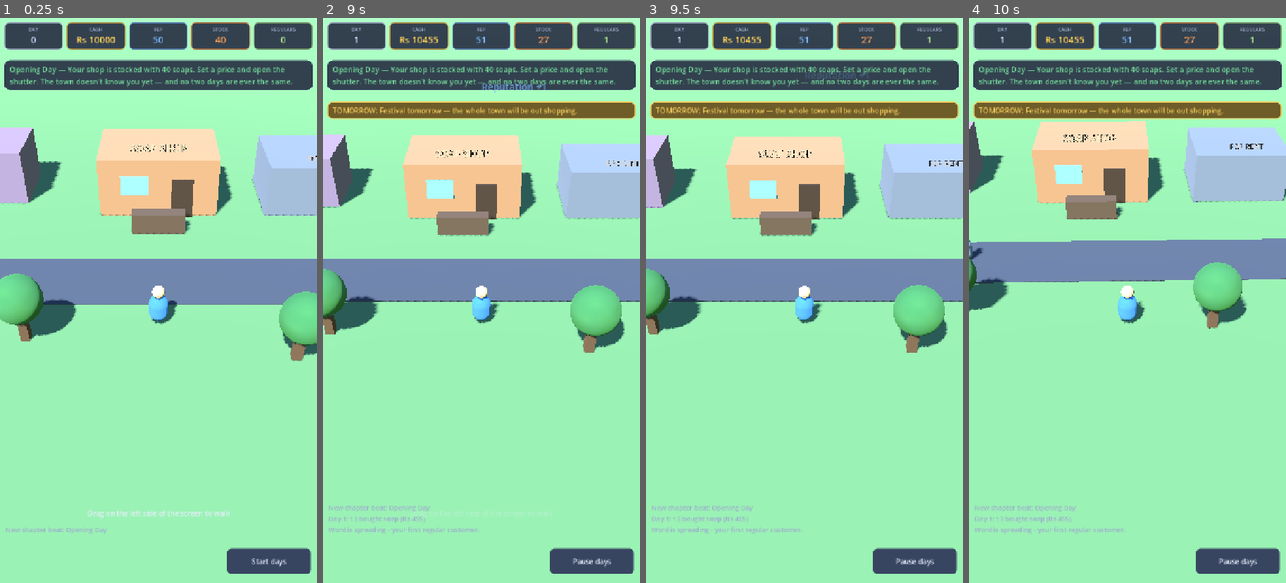
Above: before the commit, frames 1-4 (left to right).
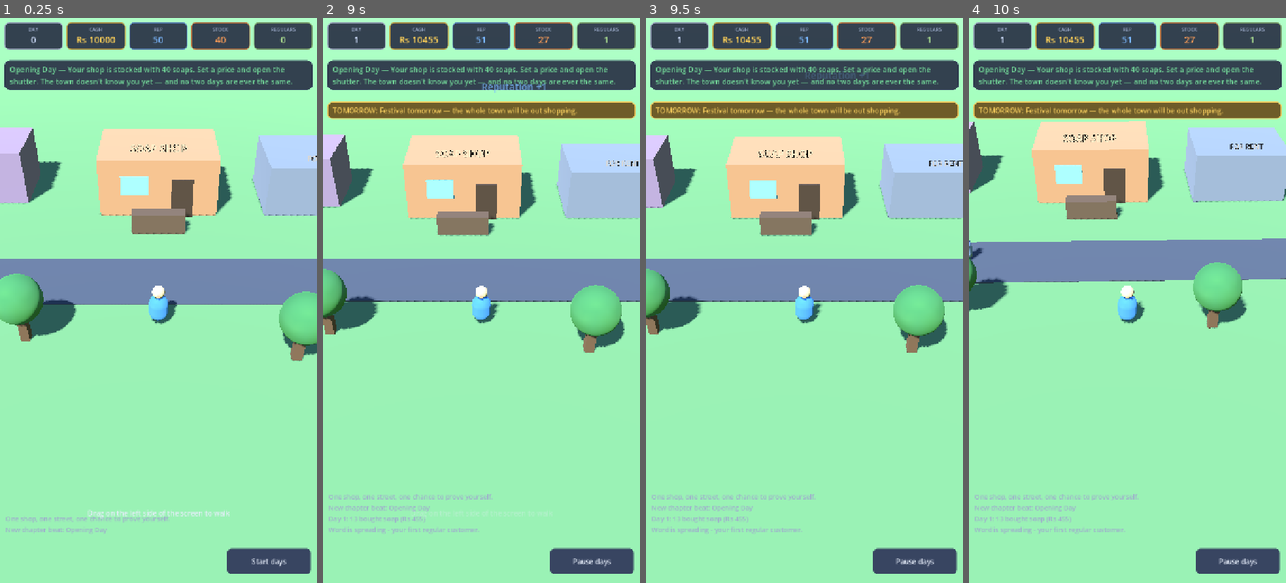
Above: after the commit, the same moments.

Repository: vikashamitian-claude/townbiz
Game: Godot game, scene res://scenes/Town3D.tscn
Same seed, same stepped clock (60 frames per second), same inputs: the game is played once before the commit and once after it.
Inputs (mouse positions are in pixels of both pictures, inside the frame that each line leads up to):
- Up to frame 1 (0.25 s): no input
- Up to frame 2 (9 s): click "Start days" at 0.5 s; move the mouse to (551, 272) at 1.27 s; click (551, 272) at 1.42 s; click "Pause days" at 2 s; click "Start days" at 2.75 s; drag from (418, 328) to (465, 413) at 3.52 s; move the mouse to (513, 176) at 4.27 s; click (513, 176) at 4.42 s; drag from (465, 413) to (386, 215) at 5.02 s; move the mouse to (576, 385) at 5.77 s; click (576, 385) at 5.92 s; drag from (386, 215) to (433, 159) at 6.52 s; move the mouse to (497, 300) at 7.27 s; click (497, 300) at 7.42 s; drag from (433, 159) to (418, 328) at 8.02 s; move the mouse to (551, 272) at 8.77 s; click (551, 272) at 8.92 s
- Up to frame 3 (9.5 s): no input
- Up to frame 4 (10 s): drag from (1064, 328) to (1111, 413) at 9.52 s

The runs differ from the first frame. In frame 1, 0.2% of the frame differs, in the area x 1-54%, y 88-90%; in frame 2, 0.2%, in the area x 1-54%, y 84-86%; in frame 3, 0.2%; in frame 4, 0.2%.

Commit message:
Add lightweight multi-business architecture foundation
Vikash set a long-term vision: BizTown becomes a walkable 3D world where
players choose a business path (soap, construction materials, transport,
restaurant, etc.) that eventually connect into one living economy. His own
instructions were disciplined about scope: stabilize first, build only a
lightweight foundation now, don't jump ahead to multi-business gameplay or
multiplayer.

Flagged one factual mismatch rather than silently complying: the instruction
assumed the current MVP is a construction materials store. It's a soap shop
(every mission, the shop sign, BIZTOWN_BUILD_SPEC.md all say so). Kept Soap
Shop as the real, playable default; added Construction Materials as the
second, non-playable, architecture-proving placeholder instead, which the
instruction's own wording explicitly allowed.

- scripts/business/BusinessType.gd: pure data (Resource) — identity +
  Chapter-1-scale starting numbers. Deliberately NOT the tuned demand-curve/
  capacity/event formulas, which stay in SimConfig.gd until a second
  business is actually playable. Built via property assignment, not a
  12-arg constructor (gdlint correctly flagged that as error-prone).
- scripts/business/BusinessRegistry.gd: static lookup (no autoload, same
  pattern as GrayboxKit.gd), two entries: soap_shop (mirrors current
  SimConfig exactly) and construction_materials (placeholder, wired to
  nothing).
- GameState.active_business_id: new field, persisted, always soap_shop on
  reset today (no business-select flow exists yet).
- Town3D.gd's shop sign, counter title, expanded-shop sign, and new-game
  diary opener now read from the active business type instead of three
  separate hardcoded strings (which weren't even using the existing-but-
  unused SimConfig.PRODUCT_NAME before this). Zero behavior change for the
  current game — a real, working proof the identity layer can swap.

Also: re-verified Phase 1 stabilization (autoload order, mission signals,
the flow_button freeze fix, save/load field parity) and ran a partial
code-review pass on the not-yet-merged customer-variety diff, fixing a real
bug (regulars_prev not synced on Continue-from-save) plus two cleanups.

gdformat --check confirms the same file-parses-clean count as before these
changes (13/16 "would reformat" = style only). Godot execution itself
remains unavailable in this sandbox — on-device confirmation is still the
single most valuable next step, now more than ever given how much has
accumulated unverified.

Diff:
--- /dev/null
+++ b/scripts/business/BusinessRegistry.gd
@@ -0,0 +1,65 @@
+class_name BusinessRegistry
+## BizTown — the list of known business paths. Static lookup only, no
+## autoload needed (same pattern as GrayboxKit.gd). GameState.active_business_id
+## selects which one is current; Chapter 1 always plays "soap_shop" today.
+##
+## "construction_materials" is a placeholder proving the data shape
+## generalizes to a different kind of shop — it is NOT wired into gameplay
+## (no missions, no shop scene, no economy tuning). Making a second business
+## path actually playable is future work, not part of this foundation.
+
+const DEFAULT_ID: String = "soap_shop"
+
+
+static func get_business(business_id: String) -> BusinessType:
+	var all: Dictionary = _all()
+	if all.has(business_id):
+		return all[business_id]
+	push_warning("BusinessRegistry: unknown business id '%s', falling back to default" % business_id)
+	return all[DEFAULT_ID]
+
+
+static func get_active() -> BusinessType:
+	return get_business(String(GameState.active_business_id))
+
+
+static func _all() -> Dictionary:
+	return {
+		"soap_shop": _soap_shop(),
+		"construction_materials": _construction_materials(),
+	}
+
+
+static func _soap_shop() -> BusinessType:
+	var b := BusinessType.new()
+	b.id = "soap_shop"
+	b.display_name = "Soap Shop"
+	b.product_name = SimConfig.PRODUCT_NAME
+	b.shop_sign_text = "SOAP SHOP"
+	b.expanded_sign_text = "SOAP SHOP II"
+	b.tagline = "One shop, one street, one chance to prove yourself."
+	b.starting_cash = SimConfig.STARTING_CASH
+	b.starting_inventory = SimConfig.STARTING_INVENTORY
+	b.product_cost = SimConfig.PRODUCT_COST
+	b.price_min = SimConfig.PRICE_MIN
+	b.price_max = SimConfig.PRICE_MAX
+	b.customer_names = SimConfig.CREDIT_NAMES
+	return b
+
+
+## Placeholder only — proves the data shape generalizes. Not playable.
+static func _construction_materials() -> BusinessType:
+	var b := BusinessType.new()
+	b.id = "construction_materials"
+	b.display_name = "Construction Materials Store"
+	b.product_name = "Cement"
+	b.shop_sign_text = "BUILDING SUPPLIES"
+	b.expanded_sign_text = "BUILDING SUPPLIES II"
+	b.tagline = "Bricks, cement, and steel - building the town that builds itself."
+	b.starting_cash = 15000.0
+	b.starting_inventory = 25
+	b.product_cost = 180.0
+	b.price_min = 220.0
+	b.price_max = 420.0
+	b.customer_names = ["Contractor Bikash", "Engineer Meena", "Panda Constructions", "Site Foreman Raju"]
+	return b
--- /dev/null
+++ b/scripts/business/BusinessType.gd
@@ -0,0 +1,29 @@
+class_name BusinessType
+extends Resource
+## BizTown — foundation for multiple business paths (see HUMAN_DECISIONS.md,
+## "multi-business 3D world" direction). Pure DATA, no logic — describes a
+## business's identity and Chapter-1-scale starting conditions.
+##
+## Deliberately NOT a replacement for SimConfig.gd's tuned demand-curve/
+## capacity/event formulas — those stay Chapter-1-specific until a second
+## business path is actually playable. This resource generalizes only the
+## identity layer (name/sign/flavor) and starting-condition numbers, so
+## swapping a business's THEME is provably possible without touching the
+## tuned simulation math.
+##
+## Built via property assignment (see BusinessRegistry.gd), not a long
+## positional constructor — too easy to silently swap two values in a
+## 12-argument call.
+
+var id: String
+var display_name: String
+var product_name: String
+var shop_sign_text: String
+var expanded_sign_text: String
+var tagline: String
+var starting_cash: float
+var starting_inventory: int
+var product_cost: float
+var price_min: float
+var price_max: float
+var customer_names: Array
--- a/scripts/sim/GameState.gd
+++ b/scripts/sim/GameState.gd
@@ -3,6 +3,10 @@
 ## Holds DATA only — all logic lives in Sim.gd / EventEngine.gd.
 
 var rng: RandomNumberGenerator = RandomNumberGenerator.new()
+
+# Business path (foundation for multiple business types — see HUMAN_DECISIONS.md
+# and scripts/business/. Chapter 1 only ever plays "soap_shop" today.)
+var active_business_id: String
 
 var cash: float
 var reputation: float
@@ -44,6 +48,9 @@
 		rng.seed = seed_value
 	else:
 		rng.randomize()
+	# Always the default for now — there is no player-facing business-select
+	# screen yet, so every reset starts Chapter 1's one playable business.
+	active_business_id = BusinessRegistry.DEFAULT_ID
 	cash = SimConfig.STARTING_CASH
 	reputation = SimConfig.STARTING_REPUTATION
 	day = 0
@@ -91,6 +98,7 @@
 func to_dict() -> Dictionary:
 	return {
 		"version": 1,
+		"active_business_id": active_business_id,
 		"rng_seed": rng.seed,
 		"rng_state": rng.state,
 		"cash": cash, "reputation": reputation, "day": day,
@@ -110,6 +118,7 @@
 
 ## Restore from a snapshot produced by to_dict().
 func from_dict(d: Dictionary) -> void:
+	active_business_id = String(d.get("active_business_id", BusinessRegistry.DEFAULT_ID))
 	rng.seed = int(d.get("rng_seed", 0))
 	rng.state = int(d.get("rng_state", 0))
 	cash = float(d.get("cash", SimConfig.STARTING_CASH))
--- a/scripts/world3d/Town3D.gd
+++ b/scripts/world3d/Town3D.gd
@@ -142,6 +142,7 @@
 # ===========================================================================
 
 func _build_world() -> void:
+	var business: BusinessType = BusinessRegistry.get_active()
 	var env := WorldEnvironment.new()
 	var e := Environment.new()
 	e.background_mode = Environment.BG_SKY
@@ -181,7 +182,7 @@
 		self, Vector3(1.2, 1.0, -3.95), Vector3(1.1, 2.0, 0.12), Color(0.30, 0.22, 0.16))
 	GrayboxKit.visual_box(  # window
 		self, Vector3(-1.2, 1.7, -3.95), Vector3(1.4, 1.0, 0.12), Color(0.55, 0.78, 0.95))
-	GrayboxKit.label3d(self, "SOAP SHOP", Vector3(0, 3.6, -4), 96, Color(1, 0.95, 0.8))
+	GrayboxKit.label3d(self, business.shop_sign_text, Vector3(0, 3.6, -4), 96, Color(1, 0.95, 0.8))
 	# Counter (in front, under an awning)
 	GrayboxKit.visual_box(self, Vector3(0, 0.5, -2.6), Vector3(2.6, 1.0, 0.7), Color(0.42, 0.32, 0.24))
 
@@ -392,7 +393,7 @@
 	manage_panel.add_child(v)
 
 	var title := Label.new()
-	title.text = "SOAP SHOP — Counter"
+	title.text = "%s — Counter" % BusinessRegistry.get_active().shop_sign_text
 	title.add_theme_font_size_override("font_size", 22)
 	title.add_theme_color_override("font_color", TEXT)
 	v.add_child(title)
@@ -511,6 +512,7 @@
 # ===========================================================================
 
 func _begin_new_game() -> void:
+	_log(BusinessRegistry.get_active().tagline)
 	Missions.start_chapter()
 	GameState.current_price = price_slider.value
 	cost_today = Sim.get_current_unit_cost()
@@ -689,7 +691,7 @@
 
 
 func _apply_expansion_visual() -> void:
-	_paint_neighbor("SOAP SHOP II", Color(1, 0.95, 0.8), Color(0.78, 0.55, 0.38))
+	_paint_neighbor(BusinessRegistry.get_active().expanded_sign_text, Color(1, 0.95, 0.8), Color(0.78, 0.55, 0.38))
 
 
 ## Repaint the neighbor shop's sign and wall color (expanded vs FOR RENT).
Not shown, changed: .agent_reports/claude_latest.md
Not shown, changed: .claude/skills/biztown-rules/SKILL.md
Not shown, changed: HUMAN_DECISIONS.md
Not shown, changed: TASKS.md
